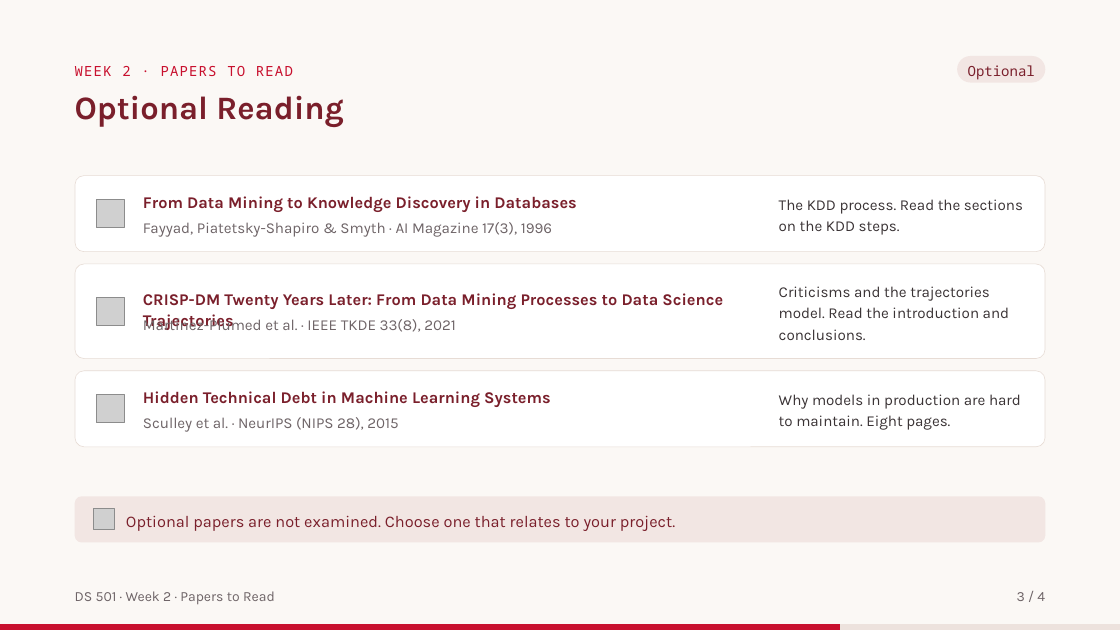
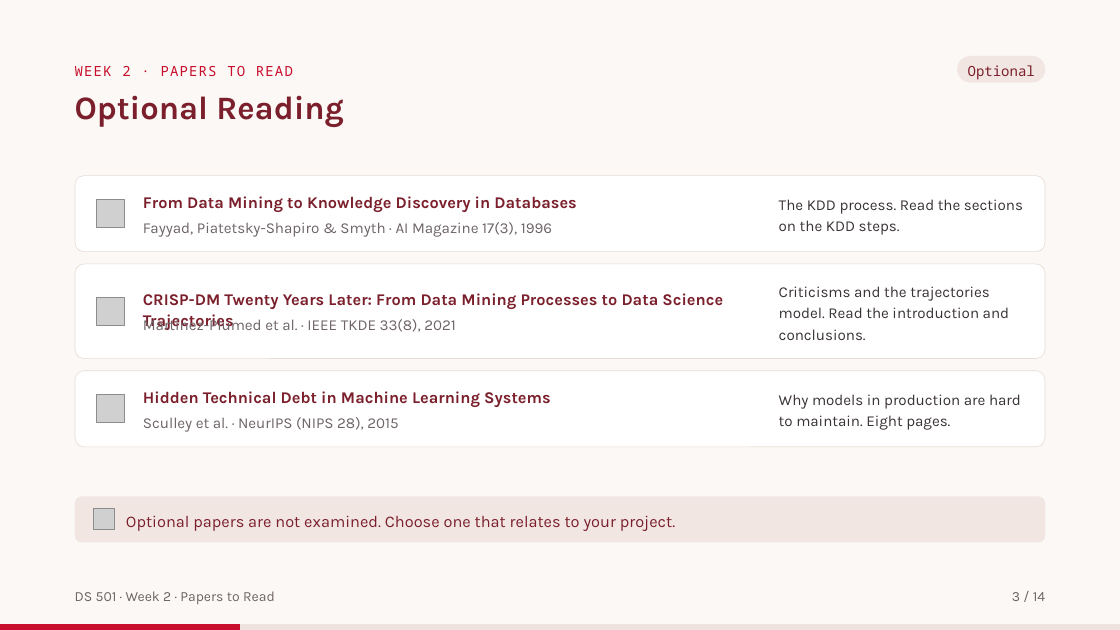
Before and after one commit to afnhsn-ibu/ds501, a slide deck: slide 61 of docs/slides/DS501_W02_Data_Science_Methodology.pptx. Drawn at 1120x630 pixels with LibreOffice and Linux fonts; fonts in the diff are those of the drawing; grey boxes stand for pictures. Boxes give left, top, right and bottom in pixels: in the first picture for what was removed or moved away, otherwise in the second. Text is boxed around its words. In the diff, an @@ line names an element or a change of style, - is before the commit and + after.

Commit message:
Add reading summaries to the week 1-3 decks
Two slides per paper in each deck's Papers to Read section:
week 1 Donoho, Breiman, Tukey, Cleveland, Davenport & Patil;
week 2 Wirth & Hipp, Provost & Fawcett, Fayyad et al., Martinez-Plumed et al., Sculley et al.;
week 3 Wickham, Gebru et al., Wilkinson et al., Broman & Woo.

```diff
--- a/docs/slides/DS501_W02_Data_Science_Methodology.pptx
+++ b/docs/slides/DS501_W02_Data_Science_Methodology.pptx
@@ text at box(1012, 592, 1045, 601): text changed @@
-3 / 4
+3 / 14
@@ rectangle: place and size @@
-rectangle at box(0, 624, 840, 630)
+rectangle at box(0, 624, 240, 630)
```
Also in this commit, not shown: 2 other slides changed, 10 slides added, 20 other files.
